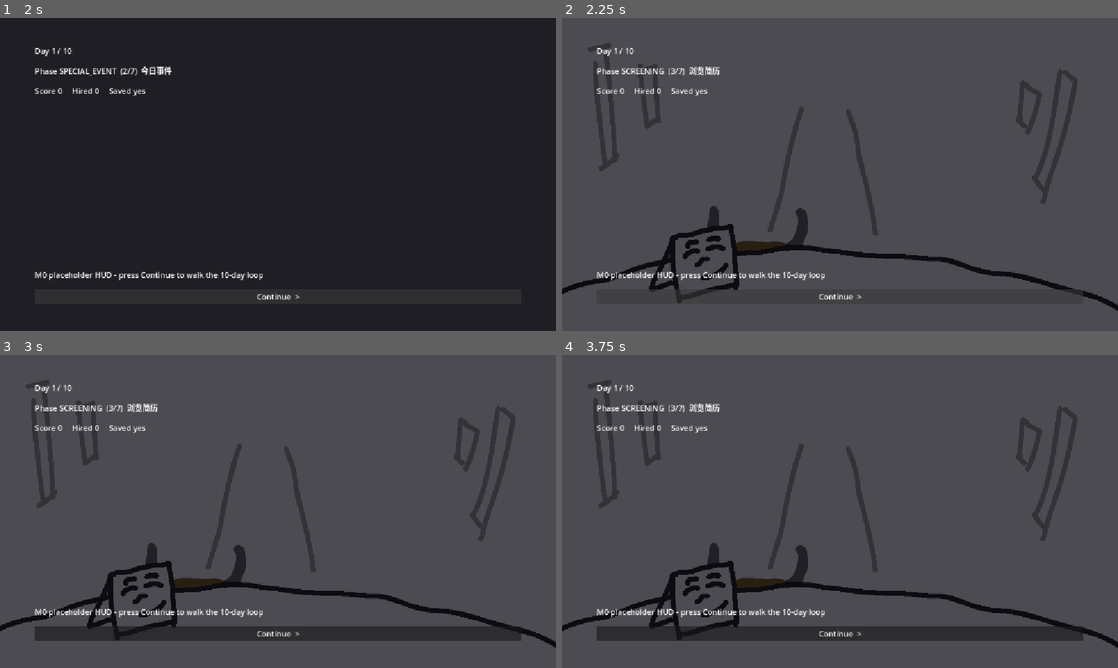
Above: before the commit, frames 1-4 (two rows, left to right).
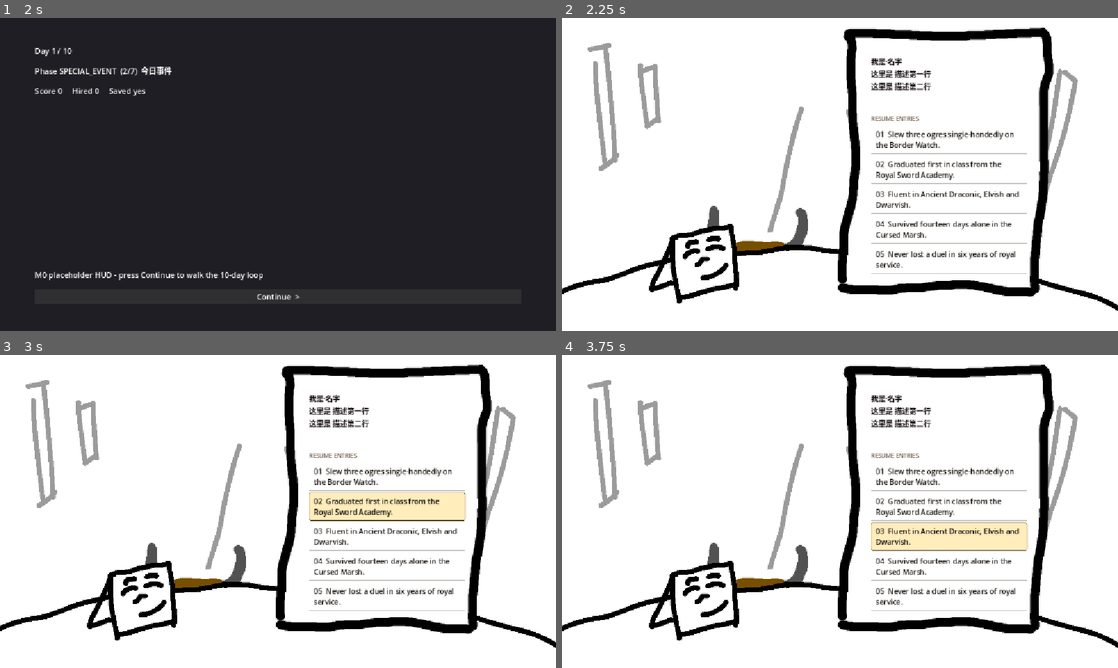
Above: after the commit, the same moments.

Repository: Dilute-l/projectYuusha
Game: Godot game, scene res://scenes/menu/main_menu.tscn
The game is run twice, just before and just after one commit, with the same random seed, the same clock (stepped at 60 frames per second) and the same inputs.
Inputs (mouse positions are in pixels of both pictures, inside the frame that each line leads up to):
- Up to frame 1 (2 s): click (144, 146) at 0.5 s; click "Continue >" at 1.25 s
- Up to frame 2 (2.25 s): click "Continue >" at 2 s
- Up to frame 3 (3 s): click (389, 505) at 2.75 s, where only the run after the commit has a clickable "02 Graduated first in class f…"
- Up to frame 4 (3.75 s): click (951, 536) at 3.5 s, where only the run after the commit has a clickable "03 Fluent in Ancient Draconic…"

Frame 1 is identical in both runs. In frame 2, 98% of the frame differs, in the area x 0-100%, y 0-100%; in frame 3, 97%; in frame 4, 97%.

Commit message:
加入了简历页

Diff:
--- a/scenes/day/day_loop.tscn
+++ b/scenes/day/day_loop.tscn
@@ -8,13 +8,15 @@
 [node name="PhaseContainer" type="Node" parent="." unique_id=1689580800]
 
 [node name="FlowHud" type="CanvasLayer" parent="." unique_id=942022579]
-layer = 10
+layer = -1
 
 [node name="Hud" type="Control" parent="FlowHud" unique_id=616640023]
 layout_mode = 3
 anchors_preset = 15
 anchor_right = 1.0
 anchor_bottom = 1.0
+grow_horizontal = 2
+grow_vertical = 2
 
 [node name="Backdrop" type="ColorRect" parent="FlowHud/Hud" unique_id=886458414]
 layout_mode = 0
--- a/scenes/day/interview/interview.tscn
+++ b/scenes/day/interview/interview.tscn
@@ -1,11 +1,12 @@
-[gd_scene format=3 uid="uid://dvdusjuloxc7j"]
+[gd_scene format=3 uid="uid://bnnwb5iopqe28"]
 
 [ext_resource type="Script" uid="uid://v31l2hifnnvk" path="res://scenes/day/interview/interview.gd" id="1_fa01g"]
 [ext_resource type="Texture2D" uid="uid://bugfrjmjd4qa0" path="res://assets/art/interview/itv_bkg_phd.png" id="1_x7pen"]
 [ext_resource type="Texture2D" uid="uid://vvalhoxhfslq" path="res://assets/art/interview/table_phd.png" id="2_vgtep"]
 [ext_resource type="Texture2D" uid="uid://bvisgb5i4xwiw" path="res://assets/art/interview/noticebd_phd.png" id="4_8dvi3"]
+[ext_resource type="PackedScene" uid="uid://btulexr2cglap" path="res://scenes/day/interview/resume/resume.tscn" id="5_asawf"]
 [ext_resource type="BitMap" uid="uid://4wg2b4fu0ffy" path="res://assets/art/interview/noticebd_phd.tres" id="5_ytunt"]
-[ext_resource type="PackedScene" uid="uid://cu45yv8cffejs" path="res://scenes/day/interview/interviewee.tscn" id="6_asawf"]
+[ext_resource type="PackedScene" path="res://scenes/day/interview/interviewee.tscn" id="6_asawf"]
 [ext_resource type="PackedScene" uid="uid://ctmyyt3n6ch2r" path="res://scenes/common/dialoguer.tscn" id="7_8dvi3"]
 
 [node name="Interview" type="Control" unique_id=190169890]
@@ -29,6 +30,11 @@
 texture = ExtResource("2_vgtep")
 centered = false
 
+[node name="Resume" parent="." unique_id=429165533 instance=ExtResource("5_asawf")]
+layout_mode = 1
+grow_horizontal = 2
+grow_vertical = 2
+
 [node name="NoticeBoard" type="TextureButton" parent="." unique_id=1916152136]
 layout_mode = 0
 offset_right = 40.0
--- /dev/null
+++ b/scenes/day/interview/resume/resume.gd
@@ -0,0 +1,92 @@
+class_name Resume
+extends Control
+
+## 候选人的完整简历（ARCHITECTURE.md §4「resume.tscn」、§3.1、§6.2）。
+##
+## 版面 = assets/art/interview/resume_page_phd.png 这张纸 + 贴在纸上的文字：
+## 上半是基础信息（姓名 / 职业 / 等级 / 三项属性 / 特质），
+## 下半是若干条简历词条，每条一个 resume_token.tscn 实例（复用控件）。
+##
+## ⚠️ 数据来源：**当前一行业务数据都不读**。
+##   不碰 DataDB、不碰 CandidateResource、不碰 GameState.current_candidates，
+##   纸上的字全部来自下面那组 PLACEHOLDER_* 常量。
+##   M1 候选人数据落地后，把 _ready() 里的 _apply_placeholder() 换成
+##   「set_info(...) + set_entries(candidate.resume 的 description 数组)」，
+##   版面代码一行都不用动：抬头那一整块就是一个字符串，
+##     姓名 ← candidate.display_name，职业 ← candidate.job.display_name，
+##     等级 ← candidate.level，属性 ← strength / intelligence / wisdom，
+##     特质 ← candidate.traits，词条 ← candidate.resume（逐条取 description）。
+##
+## ⚠️ 文案暂用 ASCII：assets/fonts 还没接入中文主字体，默认字体没有中文字形，
+##   直接写中文会变成方块（同 §10.5 里占位 HUD 的处理）。字体接进来后
+##   把 PLACEHOLDER_* 换成中文即可，这里的字符串本身与字体无关。
+
+const TOKEN_SCENE := preload("res://scenes/day/interview/resume/resume_token.tscn")
+
+# ---- 占位数据：写死，不来自数据库 -------------------------------------------
+# （下面这一整块是临时内容，M1 接上候选人数据后整块删掉。）
+
+## 抬头：姓名 / 职业 + 等级 / 三项属性 / 特质 —— **全部拼在同一个字符串里**，
+## 对应场景里 Paper/Rows/HeaderInfo 这**一个** Label（多行）。
+## 想调抬头版式（换行、字段间距、字段顺序）直接改这个常量，不用动场景。
+const PLACEHOLDER_INFO := """我是·名字
+这里是 描述第一行
+这里是 描述第二行
+"""
+
+const PLACEHOLDER_CAPTION := "RESUME ENTRIES"
+
+## 五条占位简历词条，逐条铺成 resume_token
+const PLACEHOLDER_ENTRIES: Array[String] = [
+	"Slew three ogres single-handedly on the Border Watch.",
+	"Graduated first in class from the Royal Sword Academy.",
+	"Fluent in Ancient Draconic, Elvish and Dwarvish.",
+	"Survived fourteen days alone in the Cursed Marsh.",
+	"Never lost a duel in six years of royal service.",
+]
+
+# ---- 节点 -------------------------------------------------------------------
+
+@onready var _info_label: Label = $Paper/Rows/HeaderInfo
+@onready var _caption_label: Label = $Paper/Rows/EntriesCaption
+@onready var _token_list: VBoxContainer = $Paper/Rows/TokenList
+
+
+func _ready() -> void:
+	_apply_placeholder()
+
+
+## 铺一整份简历。M1 接上候选人数据后由调用方拿 candidate.resume 喂进来。
+## descriptions 里每一条 = 一条 ResumeEntry.description（§3.2）。
+func set_entries(descriptions: Array) -> void:
+	# 场景里预摆了 5 个 ResumeToken 实例：编辑器一打开就能看到真实版面。
+	# 数据条数和预摆数对不上时按数据走 —— 多的现场新建，富余的隐藏，
+	# 所以「若干项」都能撑住，不用改场景。
+	var placed := _token_list.get_children()
+	for i in descriptions.size():
+		var token: ResumeToken
+		if i < placed.size():
+			token = placed[i] as ResumeToken
+			token.visible = true
+		else:
+			token = TOKEN_SCENE.instantiate() as ResumeToken
+			token.name = "ResumeToken%d" % (i + 1)
+			_token_list.add_child(token)
+		token.set_entry(i, String(descriptions[i]))
+
+	for i in range(descriptions.size(), placed.size()):
+		(placed[i] as Control).visible = false
+
+
+## 换抬头。姓名 / 职业 / 等级 / 属性 / 特质整块就是**一个**字符串，
+## 怎么分行、怎么对齐都在字符串里排，不用再去点散落的 Label。
+func set_info(text: String) -> void:
+	_info_label.text = text
+
+
+# ---- 占位数据 ---------------------------------------------------------------
+
+func _apply_placeholder() -> void:
+	set_info(PLACEHOLDER_INFO)
+	_caption_label.text = PLACEHOLDER_CAPTION
+	set_entries(PLACEHOLDER_ENTRIES)
--- a/scenes/day/interview/resume/resume.tscn
+++ b/scenes/day/interview/resume/resume.tscn
@@ -1,3 +1,75 @@
-[gd_scene format=3]
+[gd_scene format=3 uid="uid://btulexr2cglap"]
 
-[node name="Resume" type="Control"]
+[ext_resource type="Script" uid="uid://7phbtsuitjkn" path="res://scenes/day/interview/resume/resume.gd" id="1_w6vme"]
+[ext_resource type="Texture2D" uid="uid://dhmx2jff8wa2f" path="res://assets/art/interview/resume_page_phd.png" id="2_vnthk"]
+[ext_resource type="PackedScene" uid="uid://c30g1ll4c2ch5" path="res://scenes/day/interview/resume/resume_token.tscn" id="3_yu2w1"]
+
+[node name="Resume" type="Control" unique_id=429165533]
+layout_mode = 3
+anchors_preset = 15
+anchor_right = 1.0
+anchor_bottom = 1.0
+mouse_filter = 2
+script = ExtResource("1_w6vme")
+
+[node name="ResumePagePhd" type="Sprite2D" parent="." unique_id=408166664]
+texture = ExtResource("2_vnthk")
+centered = false
+
+[node name="Paper" type="MarginContainer" parent="." unique_id=1772566327]
+layout_mode = 0
+offset_left = 624.0
+offset_top = 62.0
+offset_right = 980.0
+offset_bottom = 542.0
+theme_override_constants/margin_left = 16
+theme_override_constants/margin_top = 16
+theme_override_constants/margin_right = 16
+theme_override_constants/margin_bottom = 16
+
+[node name="Rows" type="VBoxContainer" parent="Paper" unique_id=1053778975]
+layout_mode = 2
+theme_override_constants/separation = 6
+
+[node name="HeaderInfo" type="Label" parent="Paper/Rows" unique_id=1467143720]
+layout_mode = 2
+theme_override_colors/font_color = Color(0.09, 0.06, 0.07, 1)
+theme_override_font_sizes/font_size = 15
+text = "Kaede the Vagrant
+Job: Sword      Lv.3
+STR 12      INT 04      WIS 07
+Traits: hot-blooded / light-fingered"
+
+[node name="Spacer" type="Control" parent="Paper/Rows" unique_id=2141977583]
+custom_minimum_size = Vector2(0, 10)
+layout_mode = 2
+
+[node name="EntriesCaption" type="Label" parent="Paper/Rows" unique_id=502821112]
+layout_mode = 2
+theme_override_colors/font_color = Color(0.45, 0.37, 0.3, 1)
+theme_override_font_sizes/font_size = 12
+text = "RESUME ENTRIES"
+
+[node name="TokenList" type="VBoxContainer" parent="Paper/Rows" unique_id=1833902498]
+layout_mode = 2
+theme_override_constants/separation = 4
+
+[node name="ResumeToken1" parent="Paper/Rows/TokenList" unique_id=1212916358 instance=ExtResource("3_yu2w1")]
+layout_mode = 2
+text = "01  Slew three ogres single-handedly on the Border Watch."
+
+[node name="ResumeToken2" parent="Paper/Rows/TokenList" unique_id=2054330971 instance=ExtResource("3_yu2w1")]
+layout_mode = 2
+text = "02  Graduated first in class from the Royal Sword Academy."
+
+[node name="ResumeToken3" parent="Paper/Rows/TokenList" unique_id=1083534431 instance=ExtResource("3_yu2w1")]
+layout_mode = 2
+text = "03  Fluent in Ancient Draconic, Elvish and Dwarvish."
+
+[node name="ResumeToken4" parent="Paper/Rows/TokenList" unique_id=283527975 instance=ExtResource("3_yu2w1")]
+layout_mode = 2
+text = "04  Survived fourteen days alone in the Cursed Marsh."
+
+[node name="ResumeToken5" parent="Paper/Rows/TokenList" unique_id=793925309 instance=ExtResource("3_yu2w1")]
+layout_mode = 2
+text = "05  Never lost a duel in six years of royal service."
--- /dev/null
+++ b/scenes/day/interview/resume/resume_token.gd
@@ -0,0 +1,51 @@
+class_name ResumeToken
+extends Button
+
+## 单条简历词条（ARCHITECTURE.md §4「resume_token.tscn」，复用控件）。
+##
+## 表现层控件，只负责把一条简历正文铺在简历纸上：
+##   - 正文走 Button 自身的 text + 自动换行，Button 会自己算最小高度，
+##     放进 VBoxContainer 不用固定高度，长句子也不会被裁掉；
+##   - 悬停高亮是纯 theme_override_styles 做的（normal / hover 两个 StyleBox），
+##     不需要脚本插手，脚本里没有一处 _on_mouse_entered。
+##
+## ⚠️ 当前阶段：**点击没有任何效果**。
+##   §4 给这个控件定的对外信号是 selected，这里按架构预留并照常发出，
+##   但 resume.gd 目前不订阅它 —— 没有任何订阅者时 emit 就是一次空操作，
+##   玩家点上去不会有任何反应。
+##   追问流程（§6.2：先给 question、再展开 answer）留到 M2。
+##   为了让「点了没反应」在视觉上也成立：pressed 与 normal 用的是同一个
+##   StyleBox（见 resume_token.tscn），并且 focus_mode 关闭，不会残留焦点框。
+
+## 本条被点击。M2 接追问流程时，由 resume.gd 订阅它。
+## 参数是条目在简历中的序号（从 0 开始），方便调用方回去查 ResumeEntry。
+signal selected(entry_index: int)
+
+## 本条在简历中的序号（从 0 开始）。跟着 selected 一起抛出去。
+var entry_index: int = 0
+
+
+func _ready() -> void:
+	# 见文件头：现在没人订阅 selected，所以这里连上也不会产生任何表现。
+	pressed.connect(_on_pressed)
+
+
+## 填一条词条：序号 + 正文。入树前后调用都可以。
+func set_entry(index: int, description: String) -> void:
+	entry_index = index
+	text = _format_line(index, description)
+
+
+## 只换正文，保留序号
+func set_description(description: String) -> void:
+	set_entry(entry_index, description)
+
+
+func _on_pressed() -> void:
+	selected.emit(entry_index)
+
+
+## 版面文案：「01  Slew three ogres single-handedly.」
+## 序号补零是为了在简历纸上对齐成一列。
+func _format_line(index: int, description: String) -> String:
+	return "%02d  %s" % [index + 1, description]
--- a/scenes/day/interview/resume/resume_token.tscn
+++ b/scenes/day/interview/resume/resume_token.tscn
@@ -1,3 +1,23 @@
-[gd_scene format=3]
+[gd_scene format=3 uid="uid://c30g1ll4c2ch5"]
 
-[node name="ResumeToken" type="Control"]
+[ext_resource type="StyleBox" uid="uid://bn14dfgaycxc2" path="res://ui/styles/resume_token_normal.tres" id="1_xqu5p"]
+[ext_resource type="StyleBox" uid="uid://crx62o2g2680n" path="res://ui/styles/resume_token_hover.tres" id="2_w142m"]
+[ext_resource type="Script" uid="uid://cv4v3bhl5nmi1" path="res://scenes/day/interview/resume/resume_token.gd" id="3_n880a"]
+
+[sub_resource type="StyleBoxEmpty" id="StyleBoxEmpty_kjwmc"]
+
+[node name="ResumeToken" type="Button" unique_id=1212916358]
+custom_minimum_size = Vector2(0, 36)
+focus_mode = 0
+mouse_default_cursor_shape = 2
+theme_override_colors/font_color = Color(0.13, 0.11, 0.09, 1)
+theme_override_colors/font_pressed_color = Color(0.13, 0.11, 0.09, 1)
+theme_override_colors/font_hover_color = Color(0.05, 0.04, 0.03, 1)
+theme_override_font_sizes/font_size = 15
+theme_override_styles/normal = ExtResource("1_xqu5p")
+theme_override_styles/pressed = ExtResource("1_xqu5p")
+theme_override_styles/hover = ExtResource("2_w142m")
+theme_override_styles/focus = SubResource("StyleBoxEmpty_kjwmc")
+alignment = 0
+autowrap_mode = 3
+script = ExtResource("3_n880a")
--- /dev/null
+++ b/ui/styles/resume_token_hover.tres
@@ -0,0 +1,17 @@
+[gd_resource type="StyleBoxFlat" format=3 uid="uid://crx62o2g2680n"]
+
+[resource]
+content_margin_left = 10.0
+content_margin_top = 7.0
+content_margin_right = 10.0
+content_margin_bottom = 7.0
+bg_color = Color(1, 0.843, 0.42, 0.45)
+border_width_left = 1
+border_width_top = 1
+border_width_right = 1
+border_width_bottom = 1
+border_color = Color(0.35, 0.25, 0.09, 0.9)
+corner_radius_top_left = 3
+corner_radius_top_right = 3
+corner_radius_bottom_right = 3
+corner_radius_bottom_left = 3
--- /dev/null
+++ b/ui/styles/resume_token_normal.tres
@@ -0,0 +1,10 @@
+[gd_resource type="StyleBoxFlat" format=3 uid="uid://bn14dfgaycxc2"]
+
+[resource]
+content_margin_left = 10.0
+content_margin_top = 7.0
+content_margin_right = 10.0
+content_margin_bottom = 7.0
+draw_center = false
+border_width_bottom = 1
+border_color = Color(0.16, 0.13, 0.1, 0.25)
Binary file added: assets/art/interview/resume_page_phd.png
Not shown, added: assets/art/interview/resume_page_phd.png.import
Not shown: 1 places in scenes/day/day_loop.tscn that only renumber resources
Not shown, added: scenes/day/interview/resume/resume.gd.uid
Not shown, added: scenes/day/interview/resume/resume_token.gd.uid
Not shown, changed: ARCHITECTURE.md
